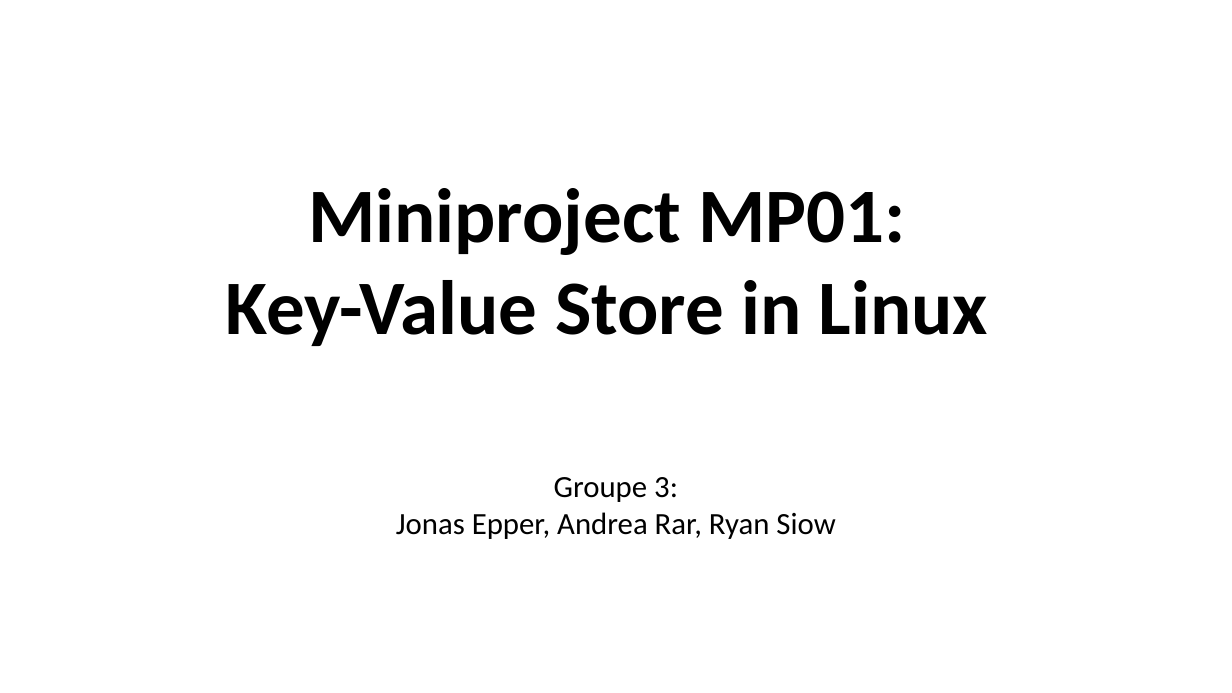
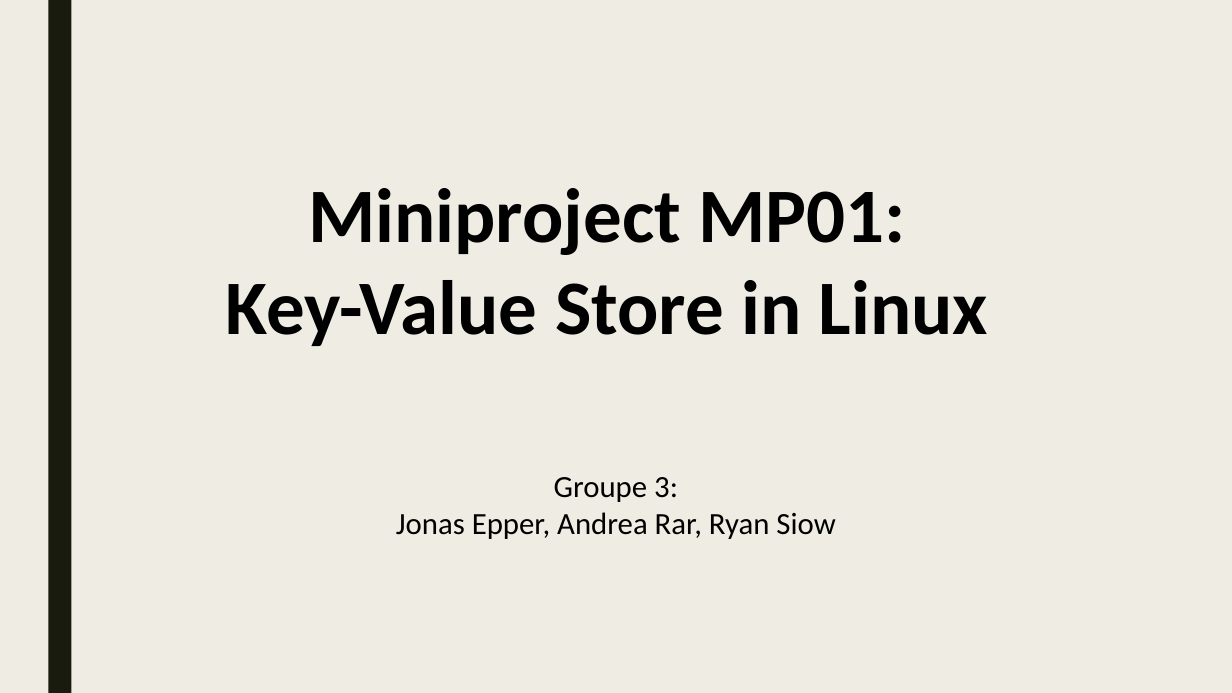
Before and after one commit to inefix/Key-Value-Store, a slide deck: slide 1 of presentation/KVS_presentation.pptx. Drawn at 1232x693 pixels with LibreOffice and Linux fonts; fonts in the diff are those of the drawing. Boxes give left, top, right and bottom in pixels: in the first picture for what was removed or moved away, otherwise in the second. Text is boxed around its words. In the diff, an @@ line names an element or a change of style, - is before the commit and + after.

```diff
--- a/presentation/KVS_presentation.pptx
+++ b/presentation/KVS_presentation.pptx
@@ background #FFFFFF to #EFEDE3 @@
@@ rectangle added at (48, 0, 71, 693), fill #191B0E @@
```
Also in this commit, not shown: 11 other slides changed, 2 slides added, 2 slides removed.
